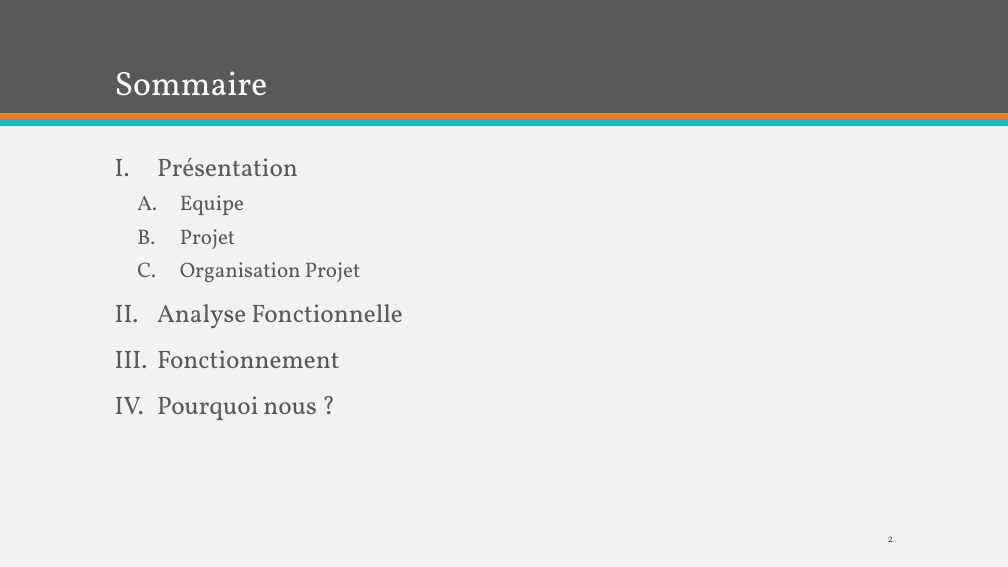
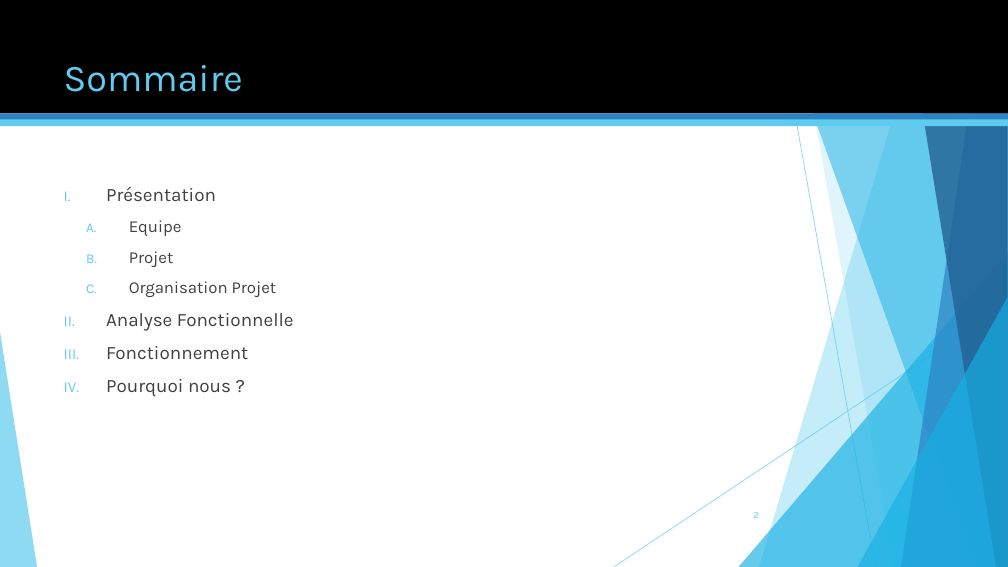
Before and after one commit to miyujach/Projet-Robot, a slide deck: slide 2 of Projet Robot.pptm. Drawn at 1008x567 pixels with LibreOffice and Linux fonts; fonts in the diff are those of the drawing. Boxes give left, top, right and bottom in pixels: in the first picture for what was removed or moved away, otherwise in the second. Text is boxed around its words. In the diff, an @@ line names an element or a change of style, - is before the commit and + after.

```diff
--- a/Projet Robot.pptm
+++ b/Projet Robot.pptm
@@ background #F2F2F2 to #FFFFFF @@
@@ rectangle at [0,0,1008,113]: fill #595959 to #000000 @@
@@ title "Sommaire": place and size @@
-title "Sommaire" at [115,71,268,96]
+title "Sommaire" at [64,65,243,92]
@@ title "Sommaire" at [64,65,243,92]: size 32 to 36 pt, font Vollkorn to Karla, text colour #FFFFFF to #5FCBEF; line spacing 0.9 to 1; vertical alignment bottom to top @@
@@ rectangle at [0,113,1008,120]: fill #EF7920 to #2E83C3 @@
@@ rectangle at [0,119,1008,126]: fill #1EB8C1 to #5FCBEF @@
@@ text "Présentation": place and size @@
-text "Présentation" at [157,158,402,420]
+text "Présentation" at [106,187,294,397]
@@ text "Présentation" at [106,187,294,397]: size 24 to 18 pt in "Présentation", "Analyse Fonctionnelle", "Fonctionnement", "Pourquoi nous ?"; font Vollkorn to Karla, text colour #595959 to #404040; size 20 to 16 pt in "Equipe", "Projet", "Organisation Projet"; line spacing 0.9 to 1; less space between paragraphs @@
@@ group added at [0,0,1008,567]: 5 freeform shapes, 3 triangles, 2 lines @@
@@ page number: place and size @@
-page number at [888,536,894,542]
+page number at [754,512,759,518]
@@ page number at [754,512,759,518]: size 10 to 9 pt, font Vollkorn to Karla, text colour #595959 to #5FCBEF @@
```
Also in this commit, not shown: 12 other slides changed.
